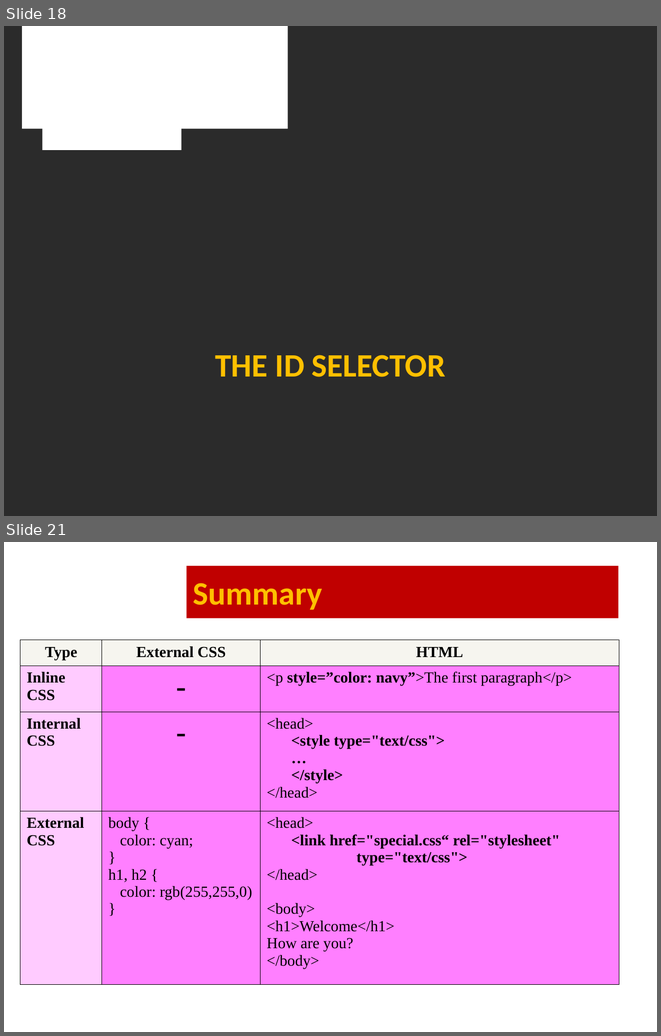
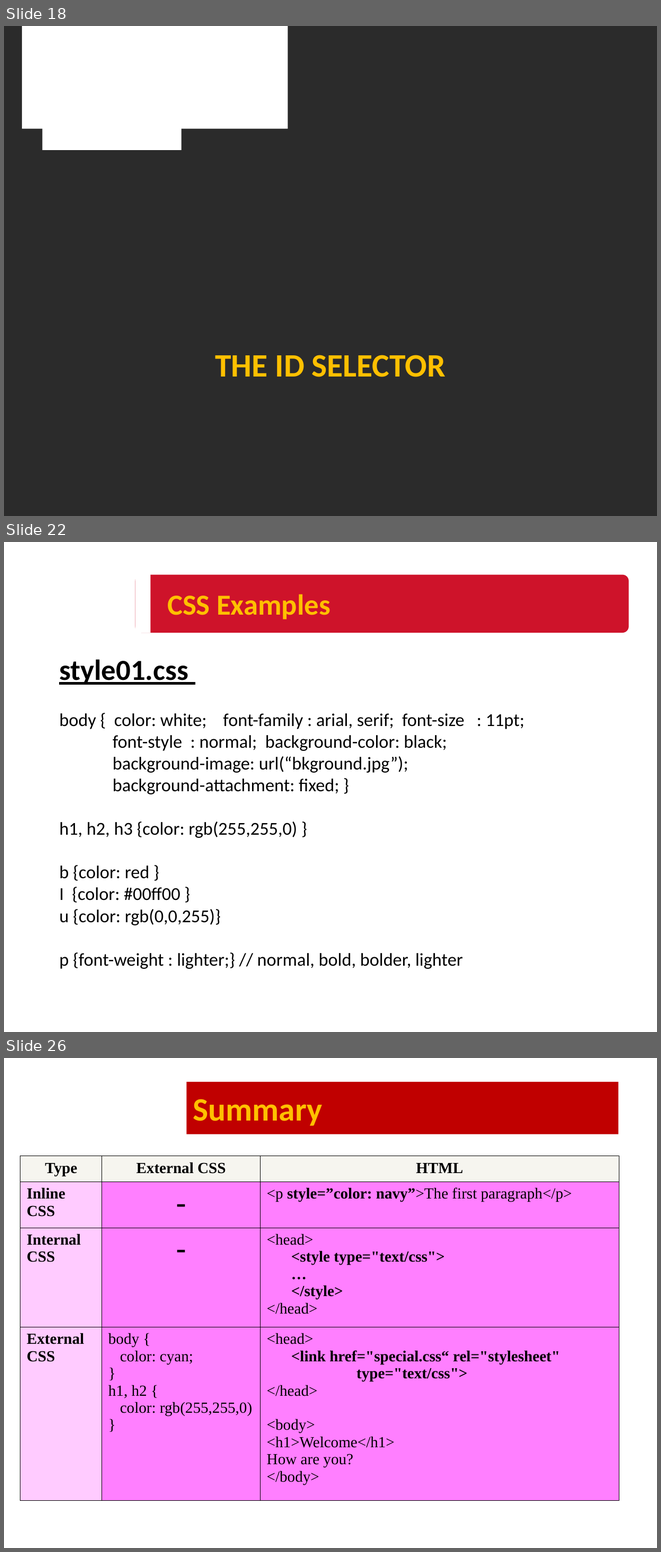
Before and after one commit to HUANGXUANKUN/Personal-Blog, a slide deck: NUS WPA - Copy/Lesson3/lesson3 Slide.ppt. Shown one above the other, each under a label of ours: slides 18 and 21 before the commit, slides 18, 22 and 26 after it; the slides between them are not shown. The pictures are 661x1036 and 661x1552 pixels, drawn with LibreOffice and Linux fonts; fonts in the diff are those of the drawing; background and template pictures are left out; a plain dark background stands for a picture behind light text. Boxes give left, top, right and bottom in pixels: in the first picture for what was removed or moved away, otherwise in the second. Text is boxed around its words. In the diff, an @@ line names an element or a change of style, - is before the commit and + after.

```diff
--- a/NUS WPA - Copy/Lesson3/lesson3 Slide.ppt
+++ b/NUS WPA - Copy/Lesson3/lesson3 Slide.ppt
@@ slide 22 added at (x1=4, y1=542, x2=657, y2=1032), background picture (left out) @@
@@ rectangle added at (x1=135, y1=573, x2=151, y2=633), fill #FFFFFF @@
@@ rounded rectangle added at (x1=135, y1=575, x2=629, y2=633), fill #CE132A @@
@@ title added at (x1=167, y1=594, x2=330, y2=619), 32 pt, text #FFC000, bold @@
+CSS Examples
@@ text added at (x1=59, y1=659, x2=524, y2=969), 20 pt, text #000000 @@
+style01.css
+body { color: white; font-family : arial, serif; font-size : 11pt;
+font-style : normal; background-color: black;
+background-image: url(“bkground.jpg”);
+background-attachment: fixed; }
+h1, h2, h3 {color: rgb(255,255,0) }
+b {color: red }
+I {color: #00ff00 }
+u {color: rgb(0,0,255)}
+p {font-weight : lighter;} // normal, bold, bolder, lighter
@@ what was slide 21 is now slide 26 @@
```
Also in this commit, not shown: 7 slides changed, 4 other slides added, 10 other files.
